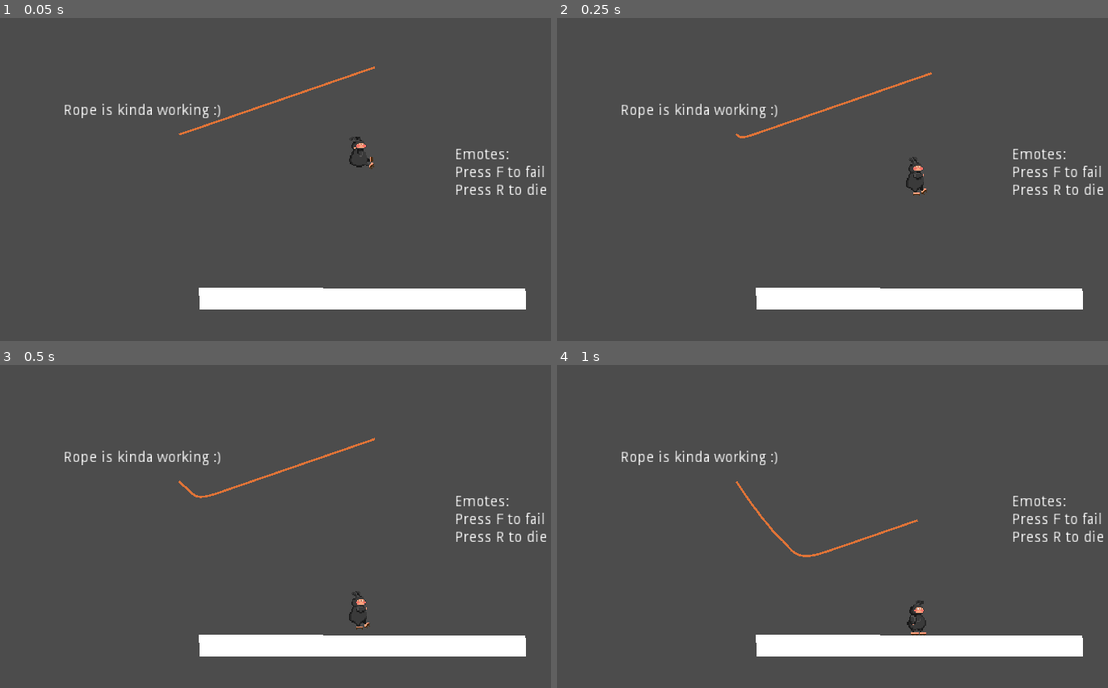
Above: before the commit, frames 1-4 (two rows, left to right).
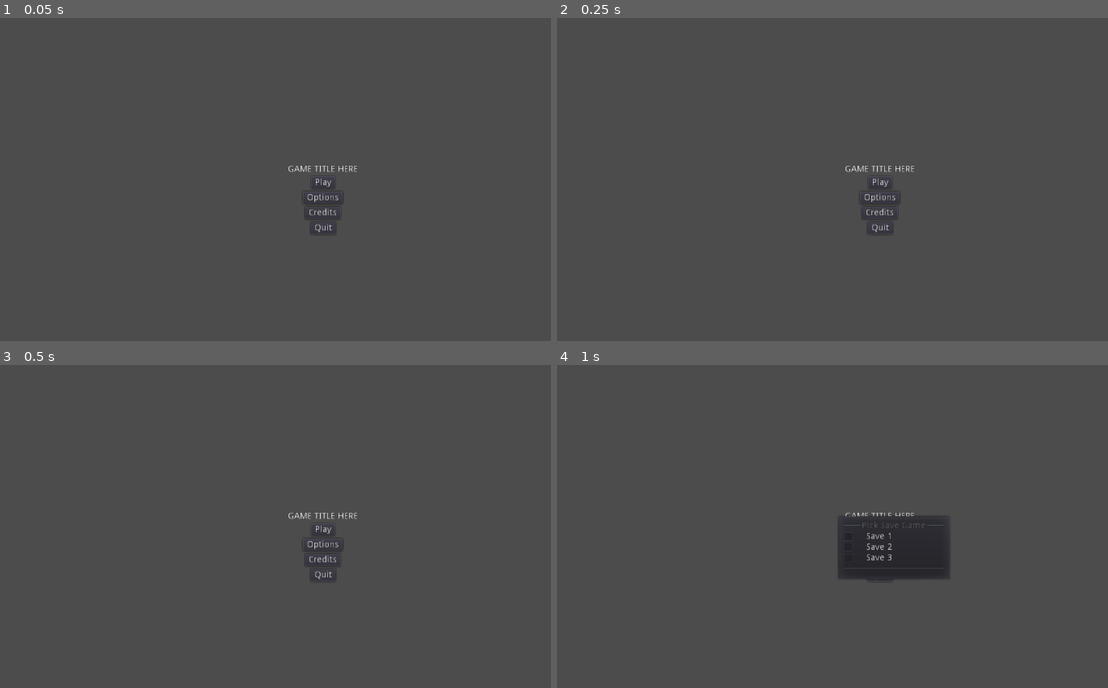
Above: after the commit, the same moments.

Repository: gmeisinger/plug-it-in
Game: Godot game, scene res://scenes/UI/Title.tscn
Two runs of this game, one before a commit and one after it. Both use one fixed random seed, a clock stepped at 60 frames per second and the inputs below. Before the commit the project starts from res://scenes/levels/area.tscn. The engine's default icon, where the game draws it, is replaced by a stand-in: a white triangle on a blue panel in a dark square.
Inputs (mouse positions are in pixels of both pictures, inside the frame that each line leads up to):
- Up to frame 1 (0.05 s): no input
- Up to frame 2 (0.25 s): no input
- Up to frame 3 (0.5 s): no input
- Up to frame 4 (1 s): click (882, 529) at 0.5 s, where only the run after the commit has a clickable "Play"

The runs differ from the first frame. In frame 1, 5.5% of the frame differs, in the area x 11-100%, y 15-91%; in frame 2, 5.5%; in frame 3, 5.5%; in frame 4, 8.8%, in the area x 11-100%, y 26-91%.
Error after the commit: Parse Error: Variable "i" already defined in the scope (at line 18). (res://scenes/map/WorldMap.gd:21)

Commit message:
make title entry point of project

Diff:
--- a/project.godot
+++ b/project.godot
@@ -33,7 +33,7 @@
 [application]
 
 config/name="Plug It In"
-run/main_scene="res://scenes/levels/area.tscn"
+run/main_scene="res://scenes/UI/Title.tscn"
 config/icon="res://icon.png"
 
 [autoload]
--- a/scenes/UI/PreGameOptions.tscn
+++ /dev/null
@@ -1,13 +0,0 @@
-[gd_scene format=2]
-
-[node name="PreGameOptions" type="Control"]
-anchor_right = 1.0
-anchor_bottom = 1.0
-
-[node name="Notes" type="Label" parent="."]
-margin_right = 40.0
-margin_bottom = 14.0
-text = "Screen size?
-Difficulty?
-Volume?
-Brightness?"
--- a/scenes/map/WorldMap.tscn
+++ b/scenes/map/WorldMap.tscn
@@ -90,7 +90,7 @@
 curve = SubResource( 1 )
 
 [node name="PathFollow2D" type="PathFollow2D" parent="WorldMapPath/Path2D"]
-position = Vector2( 245.156, 189.08 )
+position = Vector2( 245.157, 189.079 )
 rotation = -0.878467
 offset = 246.064
 rotate = false
